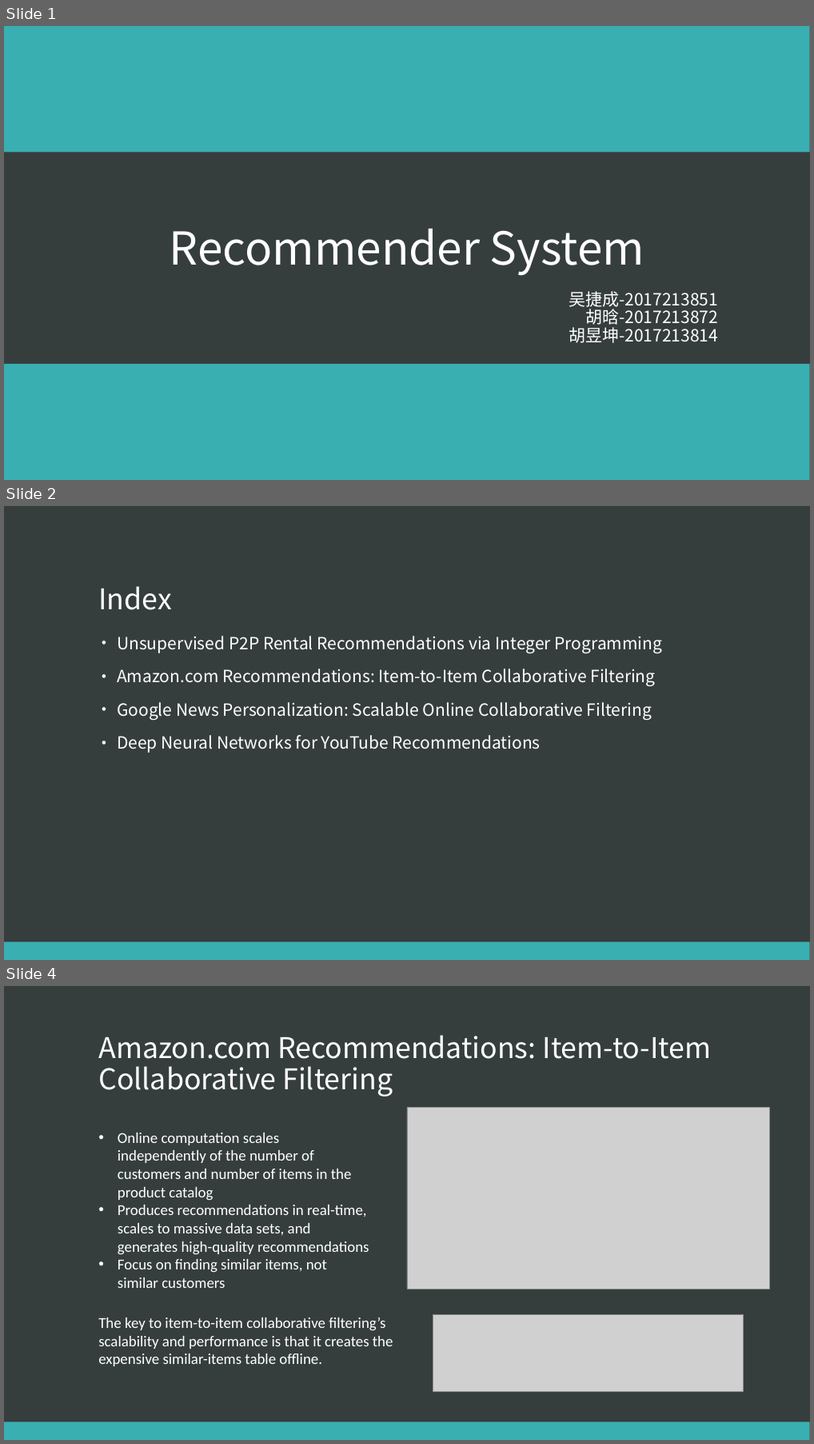
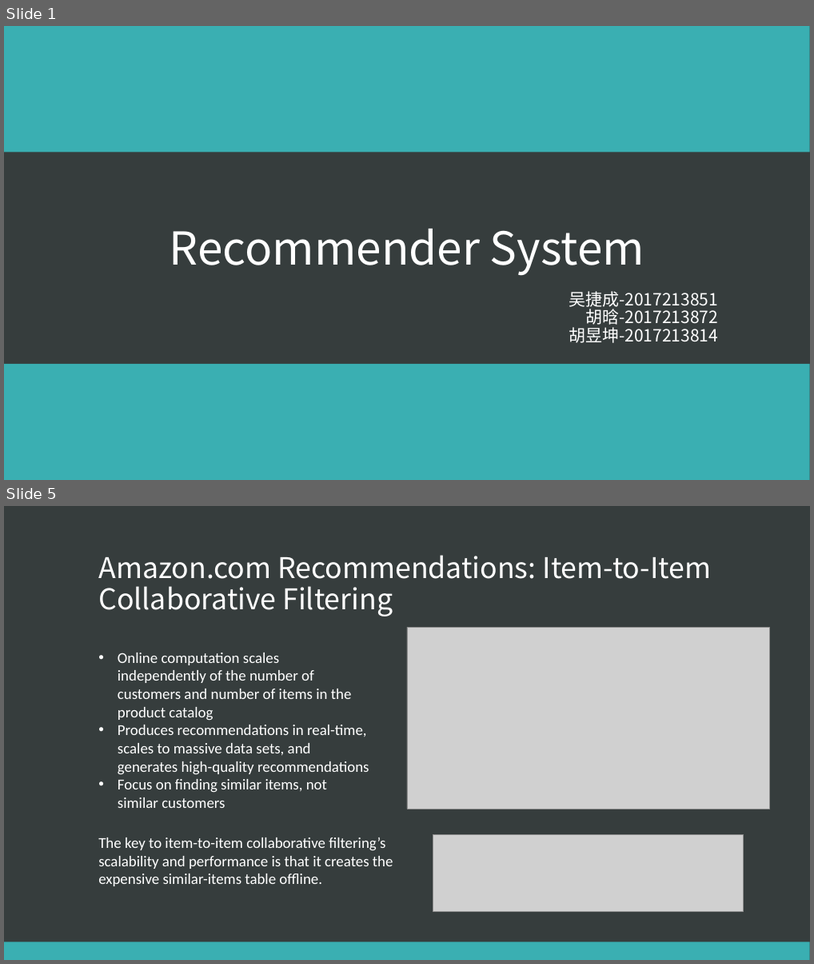
Before and after one commit to Jason2031/THUDataMiningHomework, a slide deck: 作业1/Recommender System.pptx. Shown one above the other, each under a label of ours: slides 1, 2 and 4 before the commit, slides 1 and 5 after it; the slides between them are not shown. The pictures are 814x1444 and 814x964 pixels, drawn with LibreOffice and Linux fonts; fonts in the diff are those of the drawing; grey boxes stand for pictures. Boxes give left, top, right and bottom in pixels: in the first picture for what was removed or moved away, otherwise in the second. Text is boxed around its words. In the diff, an @@ line names an element or a change of style, - is before the commit and + after.

```diff
--- a/作业1/Recommender System.pptx
+++ b/作业1/Recommender System.pptx
@@ slide 2 removed at box(4, 506, 810, 960), background #363D3D; not listed: 1 template element that a slide beside it also shows @@
@@ title removed at box(98, 586, 171, 610) @@
-Index
@@ text removed at box(117, 636, 663, 752) @@
-• Unsupervised P2P Rental Recommendations via Integer Programming
-• Amazon.com Recommendations: Item-to-Item Collaborative Filtering
-• Google News Personalization: Scalable Online Collaborative Filtering
-• Deep Neural Networks for YouTube Recommendations
@@ what was slide 4 is now slide 5 @@
```
Also in this commit, not shown: 1 slide changed, 2 slides added, 1 other slide removed.
